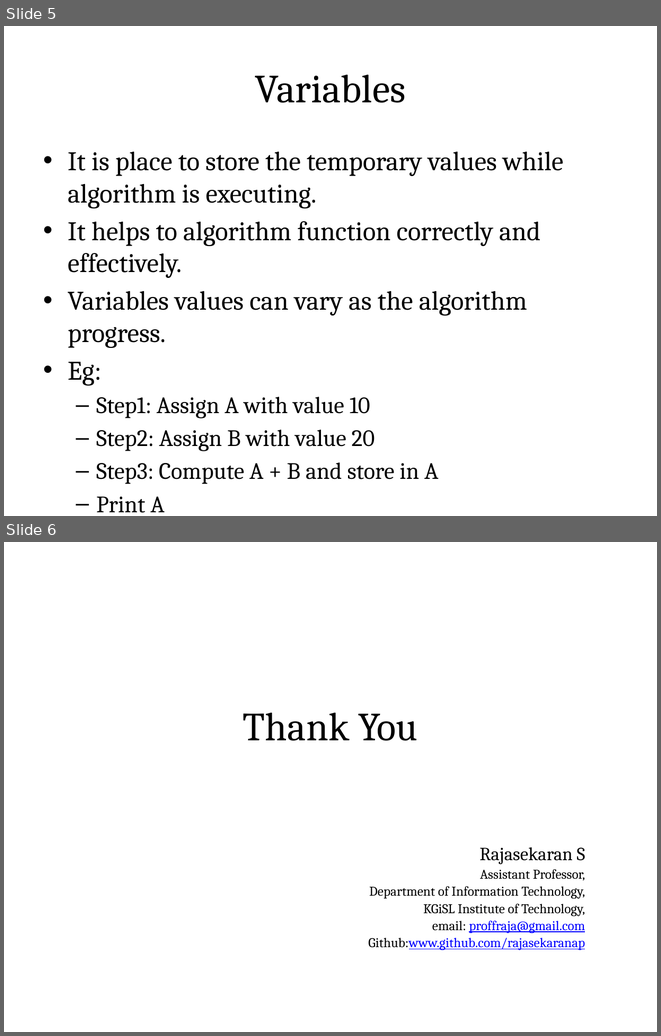
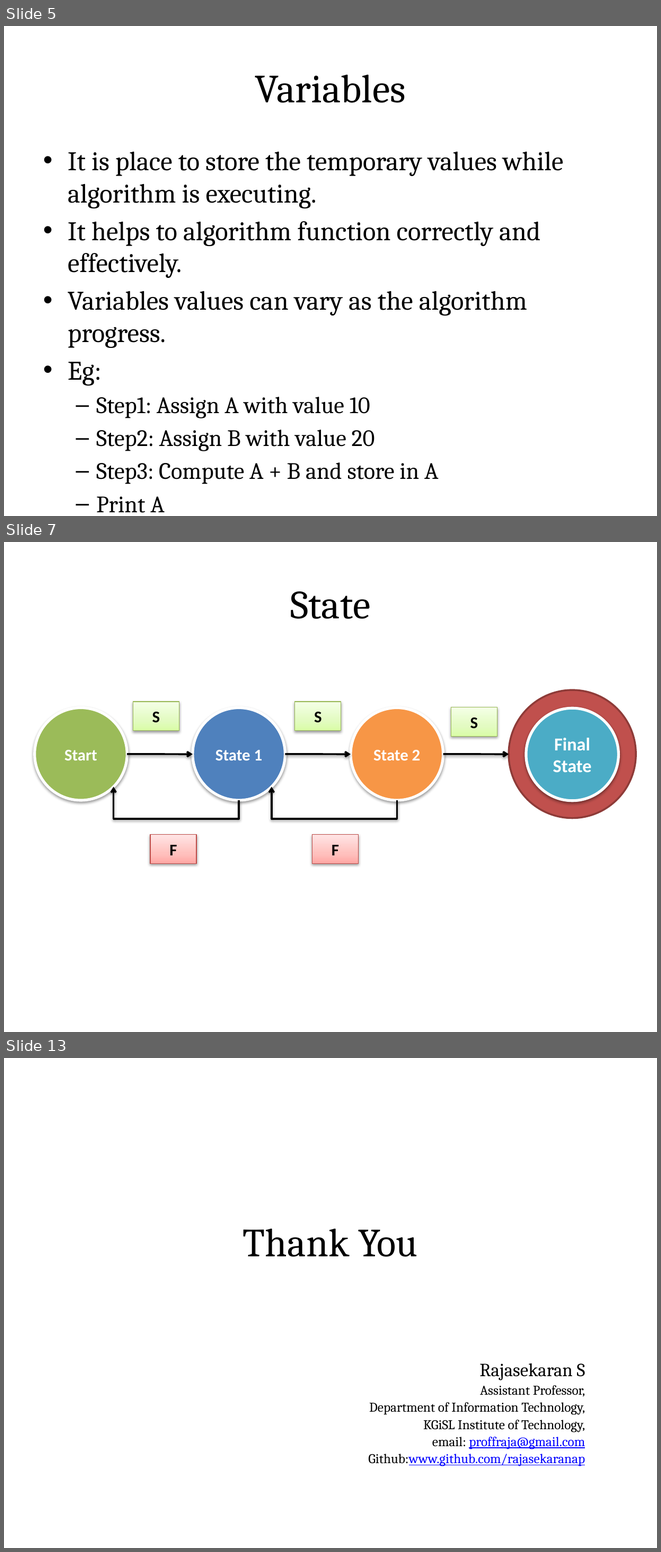
Before and after one commit to rajasekaran36/GE8151-Problem-Solving-and-Python-Programming, a slide deck: Slides/Unit 1/GE8151-U1-2-Building Blocks of Algorithms.pptx. Shown one above the other, each under a label of ours: slides 5 and 6 before the commit, slides 5, 7 and 13 after it; the slides between them are not shown. The pictures are 661x1036 and 661x1552 pixels, drawn with LibreOffice and Linux fonts; fonts in the diff are those of the drawing. Boxes give left, top, right and bottom in pixels: in the first picture for what was removed or moved away, otherwise in the second. Text is boxed around its words. In the diff, an @@ line names an element or a change of style, - is before the commit and + after.

```diff
--- a/Slides/Unit 1/GE8151-U1-2-Building Blocks of Algorithms.pptx
+++ b/Slides/Unit 1/GE8151-U1-2-Building Blocks of Algorithms.pptx
@@ slide 7 added at [4,542,657,1032], background #FFFFFF @@
@@ title added at [37,562,624,643], fill gradient #DAFDA7 to #E4FCC2 to #F5FFE7, outline #98B955 0.75 pt, 44 pt, text #000000 @@
+State
@@ group added at [35,690,636,863]: 5 ellipses, 5 rectangles, 3 arrows, 2 elbow arrows @@
+Start
+State 1
+State 2
+Final
+State
+S
+S
+S
+F
+F
@@ what was slide 6 is now slide 13 @@
```
Also in this commit, not shown: 2 slides changed, 6 other slides added, 3 other files.
